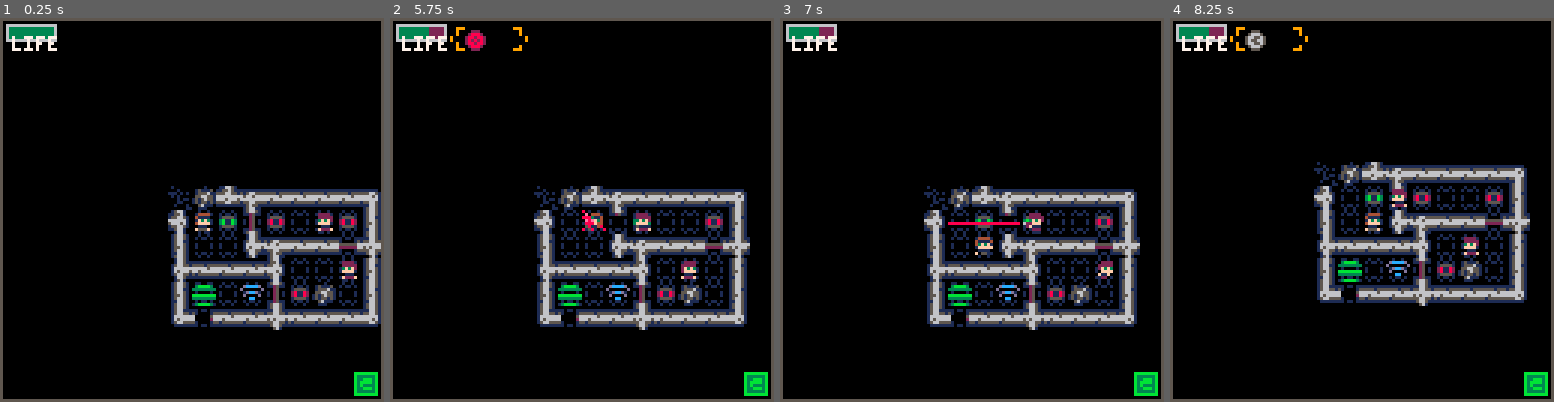
Above: before the commit, frames 1-4 (left to right).
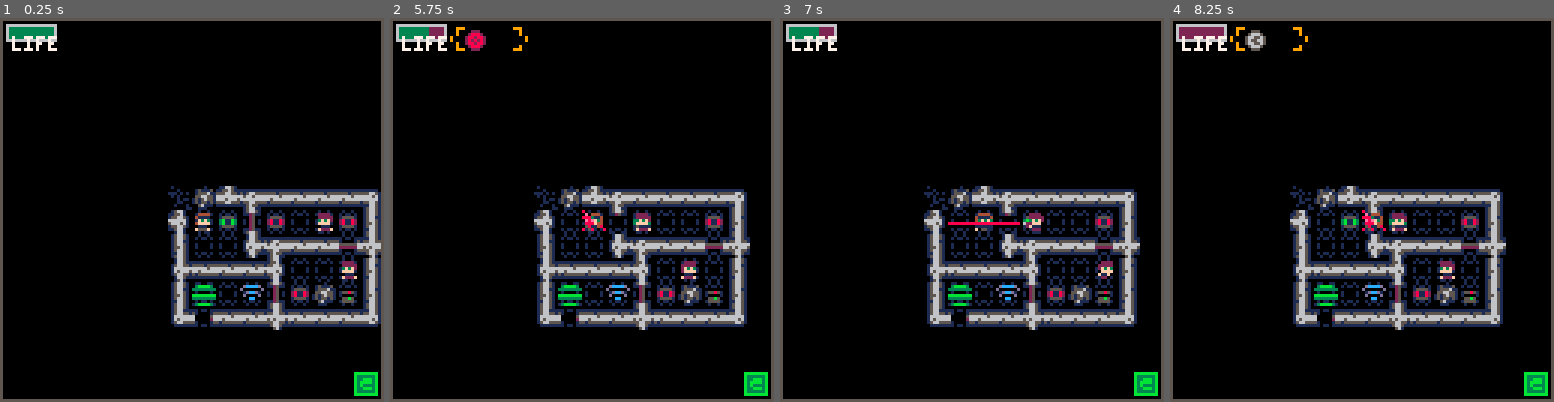
Above: after the commit, the same moments.

Repository: fmd/soldier01
Game: PICO-8 cartridge revelation.p8
The game is run twice, just before and just after one commit, with the same random seed, the same clock (stepped at 60 frames per second) and the same inputs.
Inputs:
- Up to frame 1 (0.25 s): no input
- Up to frame 2 (5.75 s): tap X (X key) at 0.33, 1.07, 1.85, 2.97, 4.08, 5.2 s; tap O (Z key) at 0.7, 1.7, 2.1, 2.5, 2.9, 3.3, 3.7, 4.1, 4.5, 4.9, 5.3, 5.7 s; hold Right 1.6-2.1 s; hold Up 2.15-2.42 s; hold Right 2.47-3.03 s; hold Left 3.08-3.58 s; hold Down 3.63-3.97 s; hold Right 4.02-4.68 s; hold Up 4.73-5.03 s; hold Left 5.08-5.68 s; hold Down from 5.73 s (still down)
- Up to frame 3 (7 s): release Down at 6.03 s; hold Right 6.08-6.58 s; tap O (Z key) at 6.1, 6.5, 6.9 s; tap X (X key) at 6.32 s; hold Right from 6.63 s (still down)
- Up to frame 4 (8.25 s): release Right at 7.13 s; hold Up 7.18-7.45 s; tap O (Z key) at 7.3, 7.7, 8.1 s; tap X (X key) at 7.43 s; hold Right 7.5-8.07 s; hold Left from 8.12 s (still down)

The runs differ from the first frame. In frame 1, less than 0.1% of the frame differs, in the area x 89-93%, y 71-75%; in frame 2, less than 0.1%; in frame 3, 0.4%; in frame 4, 18%, in the area x 2-94%, y 2-82%.

Commit message:
add items and fix hands

Diff:
--- a/revelation.p8
+++ b/revelation.p8
@@ -29,7 +29,8 @@
                        door = {{67, 129}, {68, 130}},
                        goal = {135},
                        relay = {132}},
-            items   = {c4 = 133} }
+            items   = {socom = 133,
+                       c4 = 133} }
 
 -- we use mset to replace the map while it's in play, so,
 -- we store a list of replaced tiles to put back when the level is reset
@@ -112,6 +113,7 @@
           if (m[2] == "scanner") add_scanner(m, x, y)
           if (m[2] == "relay") add_relay(m, x, y)
           if (m[2] == "goal") add_goal(m, x, y)
+          if (m[2] == "item") add_item(m, x, y)
         end
       end
     end
@@ -311,15 +313,14 @@
 function end_actors_turns()
   -- todo: different acts have different patterns
   -- perform all moves first so shots line up
-  -- todo: player should attempt throw first thing.  `or (actor.id == player.id and equipped == "hands" and actor.act.a == )`
 
   for actor in all(actors) do
-    if (actor.act.a == 0x00) perform_act(actor)
+    perform_move(actor)
   end
 
   -- perform the moves
   for actor in all(actors) do
-    if (actor.act.a != 0x00) perform_act(actor)
+    perform_act(actor)
     actor.act = {a = 0x00, d = -1}
   end
 end
@@ -339,8 +340,8 @@
   if (is_wall(test_point)) return actor_point
 
   -- todo: other future moves may do not move the player. consider refactoring all actions.
-  if (actor.id == player.id and actor.act.a == 0x01 and equipped != "hands") return actor_point
   if (actor.id != player.id and actor.act.a != 0x00) return actor_point
+  if (actor.id == player.id and actor.act.a != 0x00) return actor_point
   return test_point
 end
 
@@ -465,19 +466,14 @@
   return false
 end
 
-function attempt_melee(actor, throw)
+function attempt_melee(actor)
   attack_point = act_pos(actor)
   h = has_actor(attack_point, "player")
   w = will_have_actor(attack_point, "player")
   if (h) then
     moving_out_point = act_pos(h)
     if (moving_out_point.x == attack_point.x and moving_out_point.y == attack_point.y) then
-      if (not throw) then
-        stun_actor(h, 3)
-      else
-        stun_actor(h, 6)
-      end
-
+      stun_actor(h, 3)
       return h
     end
 
@@ -485,12 +481,7 @@
   end
 
   if (w) then
-    if (not throw) then
-      stun_actor(w, 3)
-    else
-      stun_actor(w, 6)
-    end
-
+    stun_actor(w, 3)
     return w
   end
 
@@ -500,7 +491,7 @@
 function attempt_move(actor)
   attempt_blood_prints(actor)
   -- todo: characters other than player can melee
-  if (actor.pattern == "player") attempt_melee(actor, false)
+  if (actor.pattern == "player") attempt_melee(actor)
   actor.pos = act_pos(actor)
 end
 
@@ -551,11 +542,7 @@
     return
   end
 
-  a = attempt_melee(player, true)
-  tx = player.pos.x
-  ty = player.pos.y
-  player.pos = act_pos(player)
-  if (a) a.pos = { x = tx, y = ty }
+  attempt_melee(player)
 end
 
 function attempt_c4(actor)
@@ -570,16 +557,18 @@
   end
 end
 
+function perform_move(actor)
+  if (actor.act.a == 0x00 or (actor.id == player.id and equipped == "hands")) attempt_move(actor)
+end
+
 function perform_act(actor)
-  if (actor.act.a == 0x00) then
-    attempt_move(actor)
-  else
-    if (actor.act.a == 0x01) then
-      if (actor.id == player.id) then
+  if (actor.act.a == 0x01) then
+    if (actor.id == player.id) then
+      if (equipped != "hands") then
         attempt_action(actor)
-      else
-        attempt_shot(actor)
-      end
+      end
+    else
+      attempt_shot(actor)
     end
   end
 end
